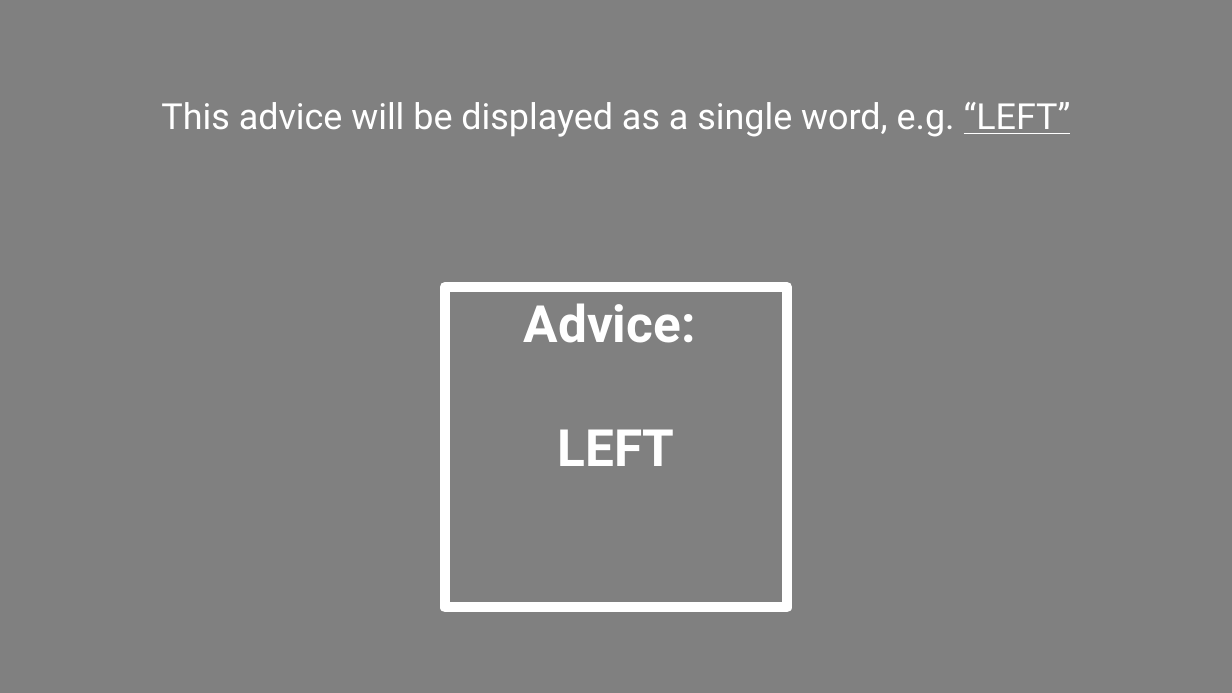
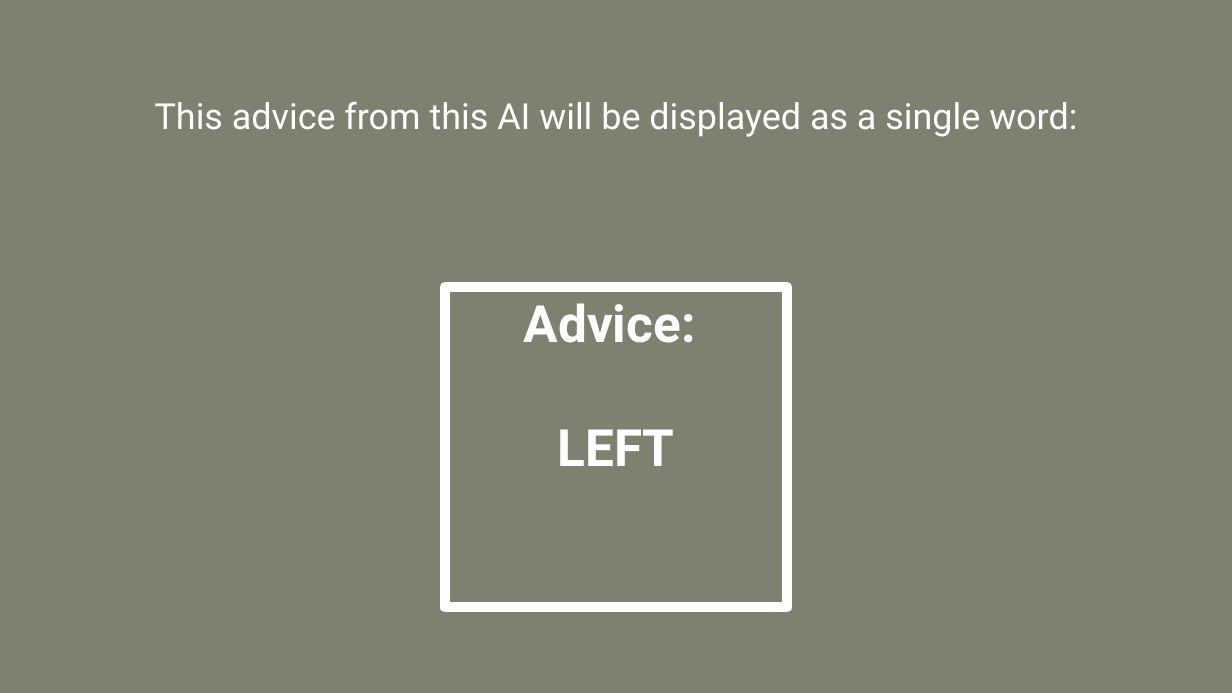
Before and after one commit to Davidson-MJ/js_ArtificialDotsAdvice, a slide deck: slide 6 of instruction-images/expInstructions.pptx (slide 3 before the commit). Drawn at 1232x693 pixels with LibreOffice and Linux fonts; fonts in the diff are those of the drawing. Boxes give left, top, right and bottom in pixels: in the first picture for what was removed or moved away, otherwise in the second. Text is boxed around its words. In the diff, an @@ line names an element or a change of style, - is before the commit and + after.

```diff
--- a/instruction-images/expInstructions.pptx
+++ b/instruction-images/expInstructions.pptx
@@ background #808080 to #808070 @@
@@ text at (155, 101, 1077, 137): text changed @@
-This advice will be displayed as a single word, e.g. “LEFT”
+This advice from this AI will be displayed as a single word:
```
Also in this commit, not shown: 6 other slides changed, 5 slides added, 31 other files.
